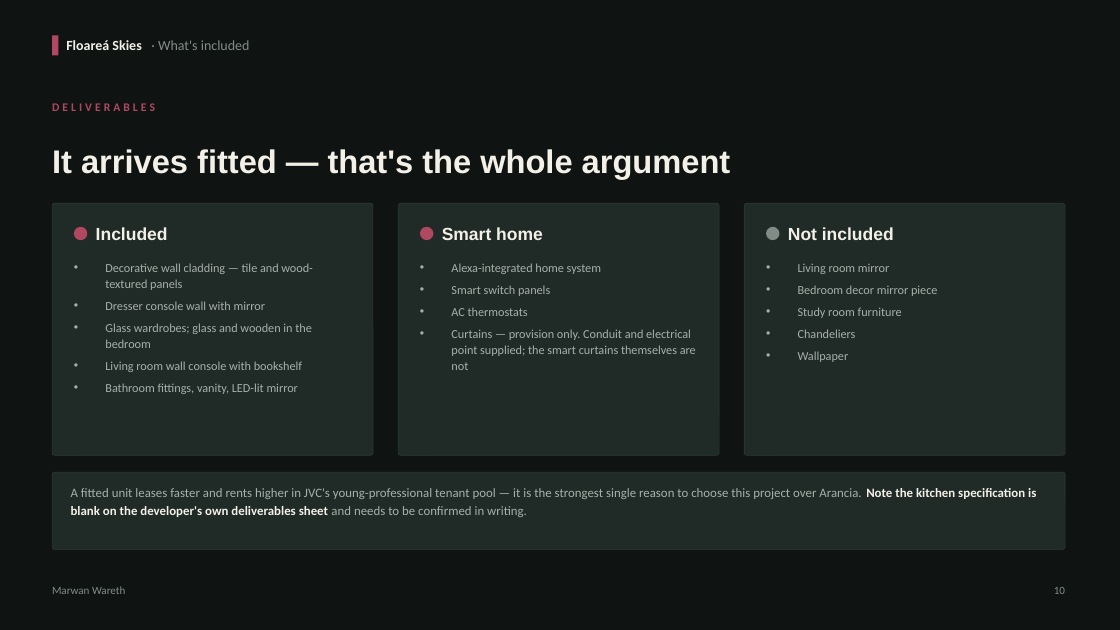
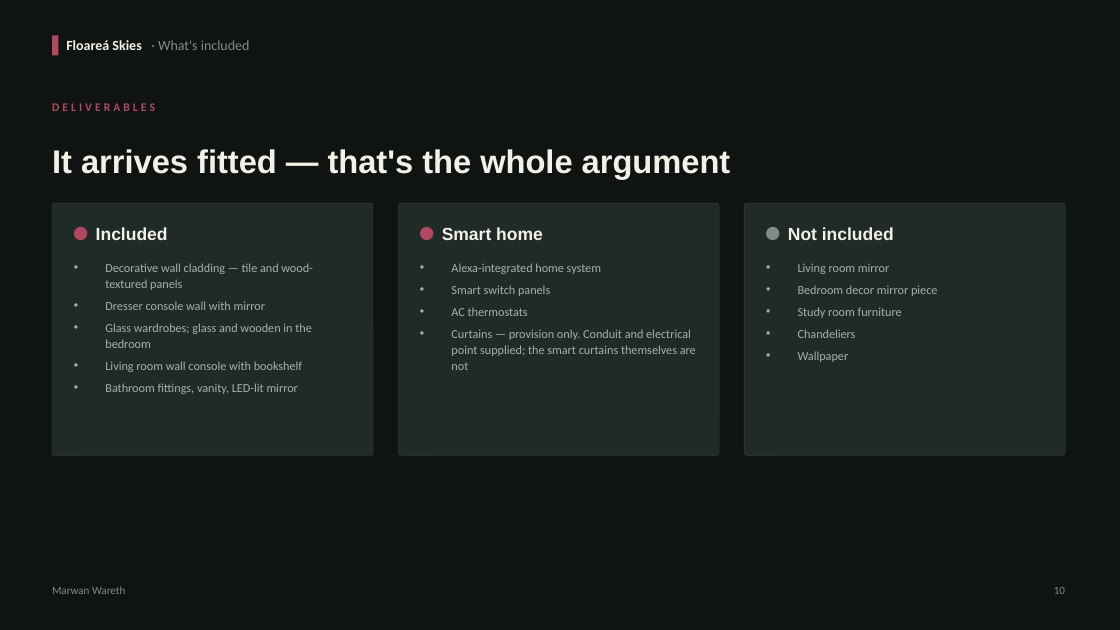
Before and after one commit to MWareth/openai-startup-name-generator, a slide deck: slide 10 of docs/client-deck/Three-Projects-One-Decision.pptx. Drawn at 1120x630 pixels with LibreOffice and Linux fonts; fonts in the diff are those of the drawing. Boxes give left, top, right and bottom in pixels: in the first picture for what was removed or moved away, otherwise in the second. Text is boxed around its words. In the diff, an @@ line names an element or a change of style, - is before the commit and + after.

```diff
--- a/docs/client-deck/Three-Projects-One-Decision.pptx
+++ b/docs/client-deck/Three-Projects-One-Decision.pptx
@@ rounded rectangle removed at [52,472,1065,549] @@
@@ text removed at [71,488,1036,517] @@
-A fitted unit leases faster and rents higher in JVC's young-professional tenant pool — it is the strongest single reason to choose this project over Arancia. Note the kitchen specification is blank on the developer's own deliverables sheet and needs to be confirmed in writing.
```
Also in this commit, not shown: 18 other slides changed, 1 slide removed, 8 other files.
